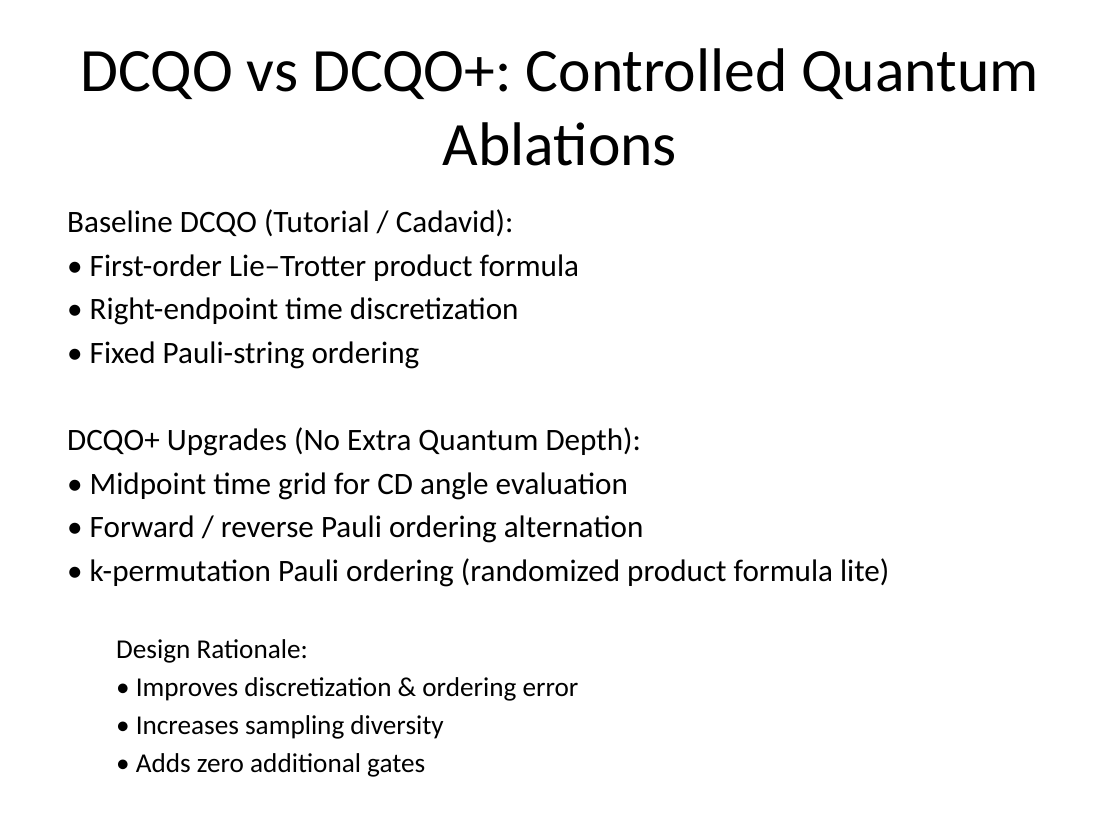
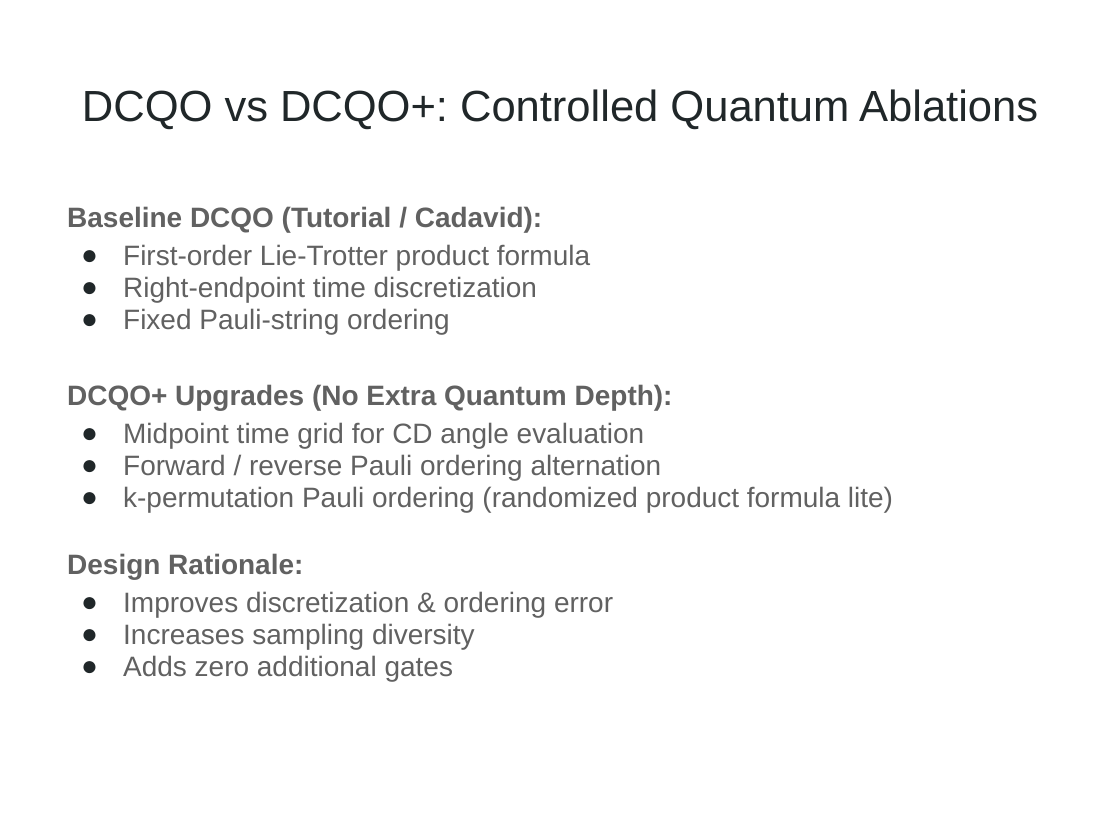
Before and after one commit to benanstrom/2026-NVIDIA, a slide deck: slide 4 of Presentation/FULL_PREZ.pptx. Drawn at 1120x840 pixels with LibreOffice and Linux fonts; fonts in the diff are those of the drawing. Boxes give left, top, right and bottom in pixels: in the first picture for what was removed or moved away, otherwise in the second. Text is boxed around its words. In the diff, an @@ line names an element or a change of style, - is before the commit and + after.

```diff
--- a/Presentation/FULL_PREZ.pptx
+++ b/Presentation/FULL_PREZ.pptx
@@ title "DCQO vs DCQO+: Controlled Quantum ..." at (82, 89, 1038, 130): size 39.6 to 28 pt, font Calibri to Arial, text colour #000000 to #202729 @@
@@ text at (67, 206, 673, 580): size 20 to 18 pt in "Baseline DCQO (Tutorial / Cadavid):", "DCQO+ Upgrades (No Extra Quantum Depth):"; font Calibri to Arial, text colour #000000 to #616161, bold on in "Baseline DCQO (Tutorial / Cadavid):", "DCQO+ Upgrades (No Extra Quantum Depth):", "Design Rationale:"; size 17.5 to 18 pt in "Design Rationale:"; line spacing 1 to 0.95; less space between paragraphs; indent changed @@
@@ text at (123, 244, 590, 334): text changed; size 20 to 18 pt; font Calibri to Arial; text colour #000000 to #616161 @@
-• First-order Lie–Trotter product formula
-• Right-endpoint time discretization
-• Fixed Pauli-string ordering
+● First-order Lie-Trotter product formula
+● Right-endpoint time discretization
+● Fixed Pauli-string ordering
@@ text at (123, 422, 893, 512): text changed; size 20 to 18 pt; font Calibri to Arial; text colour #000000 to #616161 @@
-• Midpoint time grid for CD angle evaluation
-• Forward / reverse Pauli ordering alternation
-• k-permutation Pauli ordering (randomized product formula lite)
+● Midpoint time grid for CD angle evaluation
+● Forward / reverse Pauli ordering alternation
+● k-permutation Pauli ordering (randomized product formula lite)
@@ text at (123, 591, 613, 681): text changed; size 17.5 to 18 pt; font Calibri to Arial; text colour #000000 to #616161 @@
-  • Improves discretization & ordering error
-  • Increases sampling diversity
-  • Adds zero additional gates
+● Improves discretization & ordering error
+● Increases sampling diversity
+● Adds zero additional gates
```
Also in this commit, not shown: 10 other slides changed, 5 slides added, 1 slide removed.
